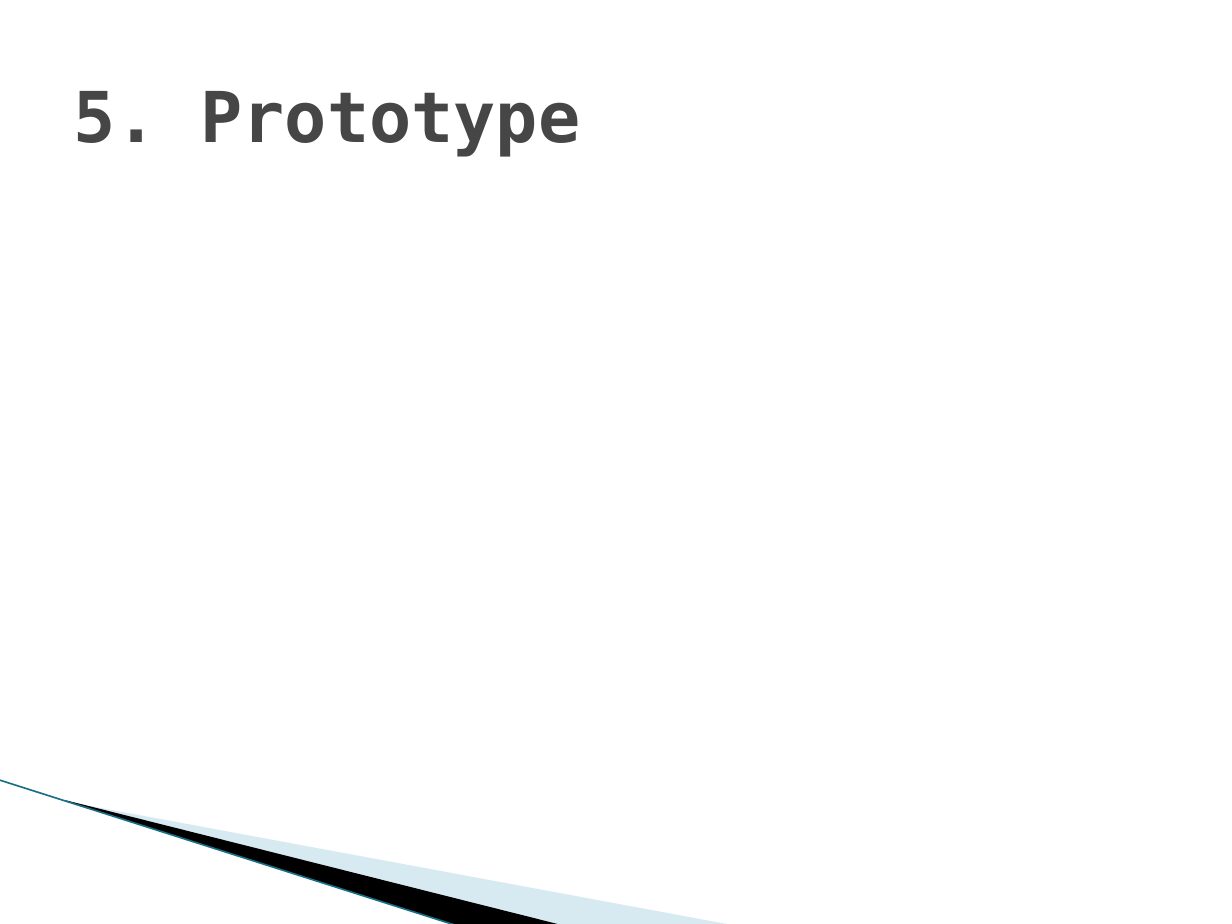
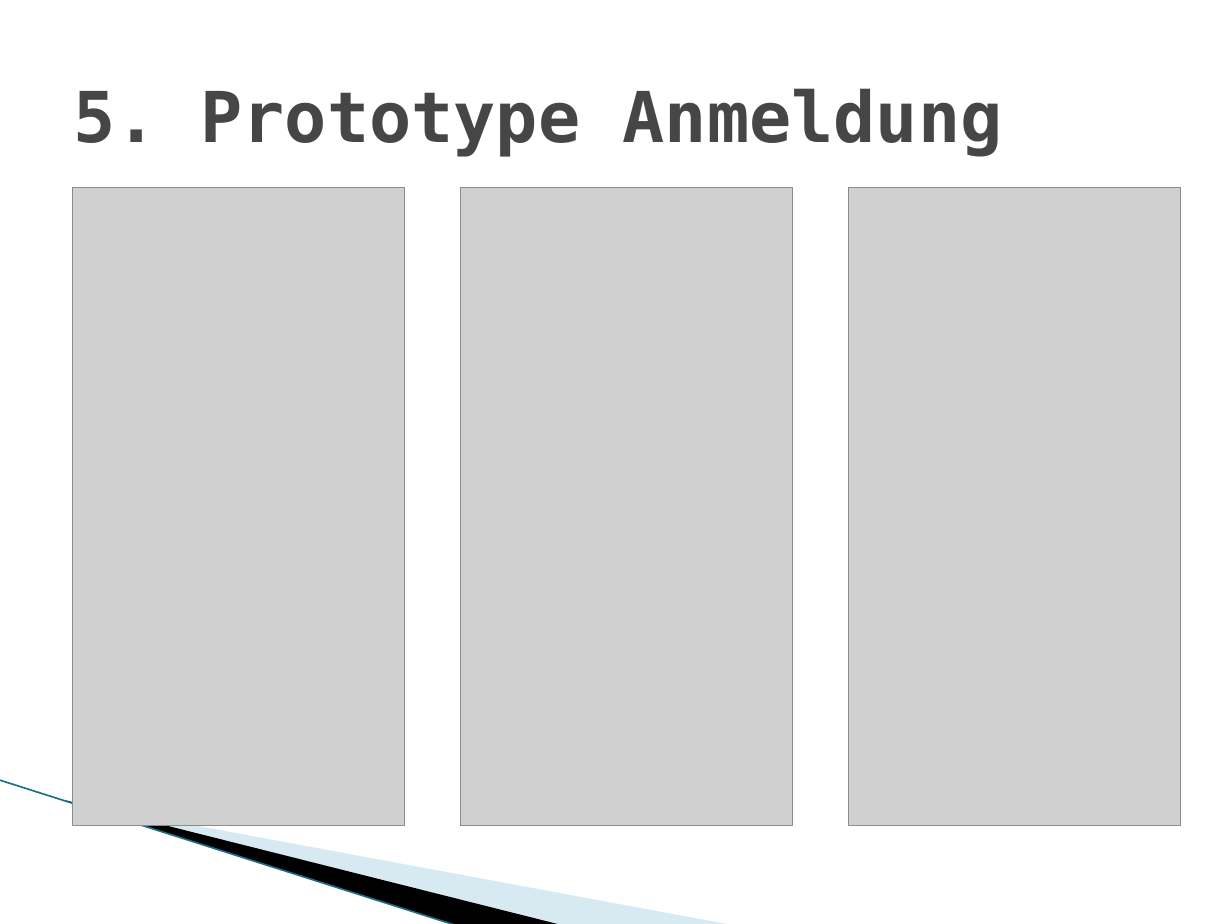
Before and after one commit to MarwinPhilips/ch.bfh.btx8081.w2015.schwarz, a slide deck: slide 13 of Documents/Task 3/Task 03 Design Thinking.pptx. Drawn at 1232x924 pixels with LibreOffice and Linux fonts; fonts in the diff are those of the drawing; grey boxes stand for pictures; background and template pictures are left out. Boxes give left, top, right and bottom in pixels: in the first picture for what was removed or moved away, otherwise in the second. Text is boxed around its words. In the diff, an @@ line names an element or a change of style, - is before the commit and + after.

```diff
--- a/Documents/Task 3/Task 03 Design Thinking.pptx
+++ b/Documents/Task 3/Task 03 Design Thinking.pptx
@@ title at (74,88,1003,157): text changed @@
-5. Prototype
+5. Prototype Anmeldung
@@ picture added at (73,187,404,824) @@
@@ picture added at (461,187,792,824) @@
@@ picture added at (849,187,1180,824) @@
```
Also in this commit, not shown: 9 other slides changed, 6 slides added, 1 slide removed, 16 other files.
